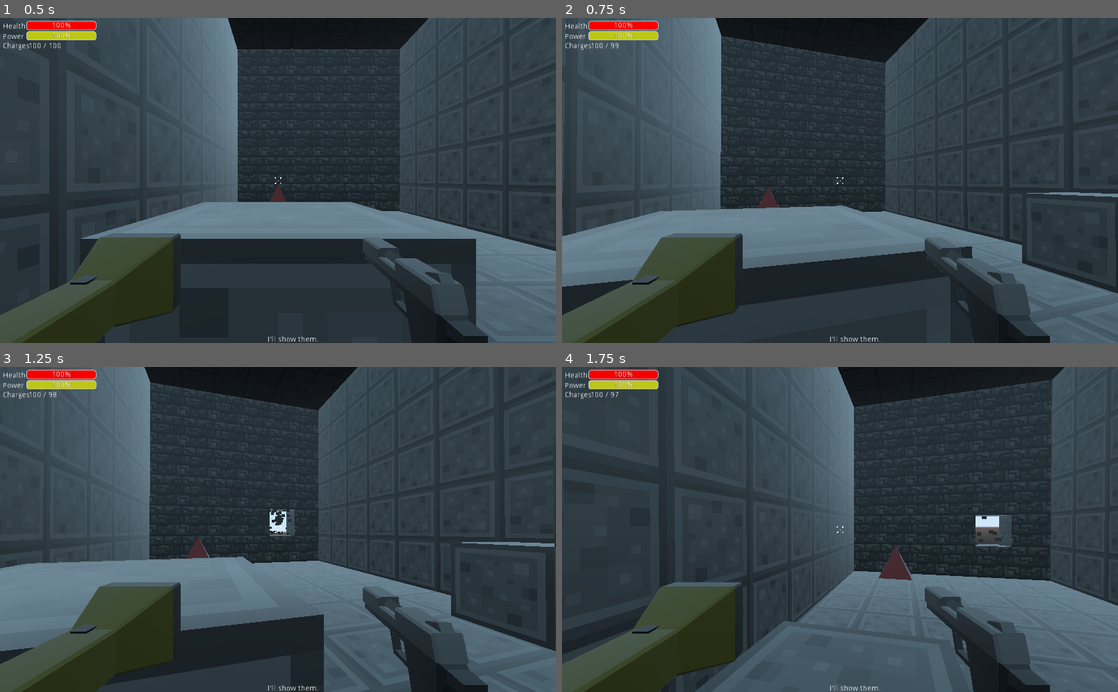
Above: before the commit, frames 1-4 (two rows, left to right).
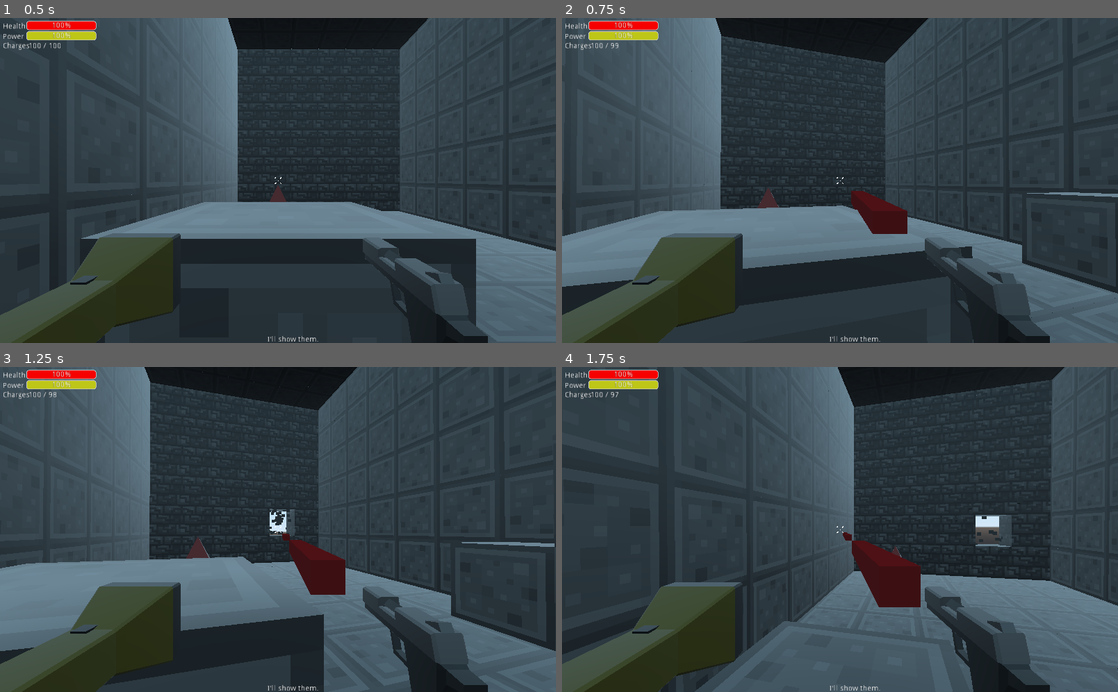
Above: after the commit, the same moments.

Repository: Bricode/BestGroupGameJam2021
Game: Godot game, scene res://Levels/TestLevel1.tscn
Two runs of this game, one before a commit and one after it. Both use one fixed random seed, a clock stepped at 60 frames per second and the inputs below. This scene is started directly instead of the project's main scene.
Inputs (mouse positions are in pixels of both pictures, inside the frame that each line leads up to):
- Up to frame 1 (0.5 s): no input
- Up to frame 2 (0.75 s): tap Enter at 0.5 s; move the mouse to (867, 180) at 0.52 s; press the mouse at (867, 180) at 0.53 s; hold W (move_forward) from 0.53 s (still down)
- Up to frame 3 (1.25 s): keep holding W (move_forward); tap Space (jump) at 0.77 s
- Up to frame 4 (1.75 s): keep holding W (move_forward); move the mouse to (812, 529) at 1.27 s; release the mouse at (812, 529) at 1.28 s; right-click (812, 529) at 1.35 s; tap Space (jump) at 1.52 s; click (812, 529) at 1.55 s

Frame 1 is identical in both runs. In frame 2, 0.9% of the frame differs, in the area x 52-63%, y 53-67%; in frame 3, 1.2%; in frame 4, 1.8%, in the area x 50-69%, y 28-74%.

Commit message:
Started PlayerController

Diff:
--- a/BestGroupGameJam2021/Enemy/Enemy.tscn
+++ b/BestGroupGameJam2021/Enemy/Enemy.tscn
@@ -1,13 +1,12 @@
-[gd_scene load_steps=5 format=2]
+[gd_scene load_steps=4 format=2]
 
 [ext_resource path="res://Enemy/Enemy.gd" type="Script" id=1]
 
-[sub_resource type="CapsuleShape" id=5]
+[sub_resource type="BoxShape" id=1]
+extents = Vector3( 0.4, 0.3, 0.3 )
 
-[sub_resource type="BoxShape" id=4]
-extents = Vector3( 0.557613, 0.901231, 0.510114 )
-
-[sub_resource type="CapsuleMesh" id=6]
+[sub_resource type="BoxShape" id=2]
+extents = Vector3( 0.4, 0.6, 0.4 )
 
 [node name="Enemy" type="KinematicBody" groups=[
 "Enemies",
@@ -16,7 +15,7 @@
 
 [node name="CollisionShape" type="CollisionShape" parent="."]
 transform = Transform( 1, 0, 0, 0, -1.62921e-07, -1, 0, 1, -1.62921e-07, 0, 1.5, 0 )
-shape = SubResource( 5 )
+shape = SubResource( 1 )
 
 [node name="Area" type="Area" parent="."]
 transform = Transform( -4.37114e-08, 0, 1, 0, 1, 0, -1, 0, -4.37114e-08, 0, 0, -1.1 )
@@ -29,7 +28,7 @@
 
 [node name="CollisionShape" type="CollisionShape" parent="HitZone"]
 transform = Transform( 1, 0, 0, 0, 1, 0, 0, 0, 1, 0, 1.41202, -1.57718 )
-shape = SubResource( 4 )
+shape = SubResource( 2 )
 
 [node name="HitTimer" type="Timer" parent="."]
 wait_time = 0.5
@@ -37,8 +36,6 @@
 
 [node name="MeshInstance" type="MeshInstance" parent="."]
 transform = Transform( 1, 0, 0, 0, -4.37114e-08, -1, 0, 1, -4.37114e-08, 0, 1.5, 0 )
-mesh = SubResource( 6 )
-material/0 = null
 
 [connection signal="body_entered" from="HitZone" to="." method="_on_HitZone_body_entered"]
 [connection signal="body_exited" from="HitZone" to="." method="_on_HitZone_body_exited"]
--- a/BestGroupGameJam2021/GameModels/Items/coonan357(item).tscn
+++ b/BestGroupGameJam2021/GameModels/Items/coonan357(item).tscn
@@ -24,4 +24,5 @@
 
 [node name="coonan357(magnum)" parent="." instance=ExtResource( 1 )]
 transform = Transform( 4.72, 0, 0, 0, 4.72, 0, 0, 0, 4.72, 0, 0, 0 )
+
 [connection signal="body_shape_entered" from="Area" to="." method="_on_Area_body_shape_entered"]
--- /dev/null
+++ b/BestGroupGameJam2021/Levels/Lasers.gd
@@ -0,0 +1,21 @@
+extends Spatial
+
+
+# Declare member variables here. Examples:
+# var a = 2
+# var b = "text"
+onready var lasermesh = preload("res://Player/LaserMesh.tscn")
+onready var target
+onready var TargetSet =get_parent().get_node("Player/Head/Camera/Weapons/gun").laserReady
+# Called when the node enters the scene tree for the first time.
+func _ready():
+	pass # Replace with function body.
+func _process(delta):
+	target = get_parent().get_node("Player/Head/Camera/Weapons/gun").check_collision()
+func _input(event):
+	if Input.is_action_just_pressed("primary_fire"):
+		var laser = add_child(lasermesh.instance())
+
+# Called every frame. 'delta' is the elapsed time since the previous frame.
+#func _process(delta):
+#	pass
--- /dev/null
+++ b/BestGroupGameJam2021/Levels/TestLevel1.gd
@@ -0,0 +1,14 @@
+extends Spatial
+
+
+# Declare member variables here. Examples:
+# var a = 2
+# var b = "text"
+
+
+# Called when the node enters the scene tree for the first time.
+func _ready():
+	pass # Replace with function body.
+
+func _physics_process(delta):
+	pass
--- a/BestGroupGameJam2021/Levels/TestLevel1.tscn
+++ b/BestGroupGameJam2021/Levels/TestLevel1.tscn
@@ -308,3 +308,8 @@
 
 [node name="coonan" parent="." instance=ExtResource( 8 )]
 transform = Transform( 1, 0, 0, 0, 1, 0, 0, 0, 1, 0.867936, 0.440076, 3.4284 )
+
+[node name="Lasers" type="Spatial" parent="."]
+transform = Transform( 1, 0, 0, 0, 1, 0, 0, 0, 1, 0.259123, 1.90359, 1.31056 )
+
+[editable path="Player"]
--- /dev/null
+++ b/BestGroupGameJam2021/Levels/TestingLasersLevel.tscn
@@ -0,0 +1,31 @@
+[gd_scene load_steps=6 format=2]
+
+[ext_resource path="res://GameModels/Items/coonan357(item).tscn" type="PackedScene" id=1]
+[ext_resource path="res://Player/Player.tscn" type="PackedScene" id=2]
+[ext_resource path="res://Levels/Lasers.gd" type="Script" id=3]
+
+[sub_resource type="PlaneMesh" id=1]
+
+[sub_resource type="ConcavePolygonShape" id=2]
+data = PoolVector3Array( 1, 0, 1, -1, 0, 1, 1, 0, -1, -1, 0, 1, -1, 0, -1, 1, 0, -1 )
+
+[node name="Level" type="Spatial"]
+
+[node name="MeshInstance" type="MeshInstance" parent="."]
+transform = Transform( 6, 0, 0, 0, 1, 0, 0, 0, 6, 0, 0, 0 )
+mesh = SubResource( 1 )
+material/0 = null
+
+[node name="StaticBody" type="StaticBody" parent="MeshInstance"]
+
+[node name="CollisionShape" type="CollisionShape" parent="MeshInstance/StaticBody"]
+shape = SubResource( 2 )
+
+[node name="Player" parent="." instance=ExtResource( 2 )]
+transform = Transform( 1, 0, 0, 0, 1, 0, 0, 0, 1, 0, 1.27295, 0 )
+
+[node name="coonan" parent="." instance=ExtResource( 1 )]
+transform = Transform( 1, 0, 0, 0, 1, 0, 0, 0, 1, 2.44296, 0, 0 )
+
+[node name="Lasers" type="Node" parent="."]
+script = ExtResource( 3 )
--- /dev/null
+++ b/BestGroupGameJam2021/Player/LaserMesh.gd
@@ -0,0 +1,27 @@
+extends MeshInstance
+
+
+# Declare member variables here. Examples:
+# var a = 2
+# var b = "text"
+#var player = get_parent().get_parent().get_node("Player")
+
+# Called when the node enters the scene tree for the first time.
+func _ready():
+	$AnimationPlayer.play("LaserMovement")
+#	transform = player.transform
+#func _process(delta):
+#	if translation.z == -13:
+#		print("laserdeleteself")
+#		queue_free()
+#
+#
+## Called every frame. 'delta' is the elapsed time since the previous frame.
+##func _process(delta):
+##	pass
+#
+#
+#func _on_Collisions_body_entered(body):
+#	print(body.name)
+#	if body.name != "Player":
+#		queue_free()
--- /dev/null
+++ b/BestGroupGameJam2021/Player/LaserMesh.tscn
@@ -0,0 +1,32 @@
+[gd_scene load_steps=5 format=2]
+
+[ext_resource path="res://Player/LaserMesh.gd" type="Script" id=1]
+
+[sub_resource type="CubeMesh" id=1]
+
+[sub_resource type="SpatialMaterial" id=2]
+albedo_color = Color( 1, 0, 0, 1 )
+
+[sub_resource type="Animation" id=3]
+resource_name = "LaserMovement"
+tracks/0/type = "value"
+tracks/0/path = NodePath(".:translation")
+tracks/0/interp = 1
+tracks/0/loop_wrap = true
+tracks/0/imported = false
+tracks/0/enabled = true
+tracks/0/keys = {
+"times": PoolRealArray( 0, 1 ),
+"transitions": PoolRealArray( 1, 1 ),
+"update": 0,
+"values": [ Vector3( 0, 0, 0 ), Vector3( 0, 0, -13 ) ]
+}
+
+[node name="LaserMesh" type="MeshInstance"]
+transform = Transform( 0.1, 0, 0, 0, 0.1, 0, 0, 0, 1.276, 0, 0, 0 )
+mesh = SubResource( 1 )
+material/0 = SubResource( 2 )
+script = ExtResource( 1 )
+
+[node name="AnimationPlayer" type="AnimationPlayer" parent="."]
+anims/LaserMovement = SubResource( 3 )
--- a/BestGroupGameJam2021/Player/Weapon.gd
+++ b/BestGroupGameJam2021/Player/Weapon.gd
@@ -13,14 +13,14 @@
 #onready var charges_label = $"/root/World/UI/Label"
 export var raycast_path : NodePath
 export var camera_path : NodePath
-
+onready var lasermesh = preload("res://Player/LaserMesh.tscn")
 var raycast : RayCast
 var camera : Camera
-
 var current_charges = 0
 var can_fire = true
 var reloading = false
-
+var collider
+var laserReady = false
 func _ready():
 #	current_charges = clip_size
 	raycast = get_node(raycast_path)
@@ -48,11 +48,15 @@
 		visible = false
 
 func check_collision():
+	var space_state = get_world().direct_space_state
+	var result = space_state.intersect_ray(Vector3(0, 0,0), Vector3(50, 100,0))
 	if raycast.is_colliding():
 		var collider = raycast.get_collider()
 		if collider.is_in_group("Enemies"):
 			collider.hit_enemy()
 			print("Hit " + collider.name)
+		var laser = add_child(lasermesh.instance())
+
 
 func fire():
 	print("Fired weapon")
@@ -61,7 +65,6 @@
 	$coonan357/AnimationPlayer.play("HandleAction")
 	check_collision()
 	yield(get_tree().create_timer(fire_rate), "timeout")
-
 	can_fire = true
 
 func reload():
--- a/BestGroupGameJam2021/Player/Weapons/gun.tscn
+++ b/BestGroupGameJam2021/Player/Weapons/gun.tscn
@@ -2,7 +2,6 @@
 
 [ext_resource path="res://BlenderModels/Weapons/coonan357.tscn" type="PackedScene" id=1]
 [ext_resource path="res://Player/Weapons/gun.gd" type="Script" id=6]
-
 
 [node name="Gun" type="Spatial"]
 script = ExtResource( 6 )
--- a/BestGroupGameJam2021/project.godot
+++ b/BestGroupGameJam2021/project.godot
@@ -65,14 +65,14 @@
 "events": [ Object(InputEventKey,"resource_local_to_scene":false,"resource_name":"","device":0,"alt":false,"shift":false,"control":false,"meta":false,"command":false,"pressed":false,"scancode":16777237,"unicode":0,"echo":false,"script":null)
  ]
 }
+primary_fire={
+"deadzone": 0.5,
+"events": [ Object(InputEventMouseButton,"resource_local_to_scene":false,"resource_name":"","device":0,"alt":false,"shift":false,"control":false,"meta":false,"command":false,"button_mask":0,"position":Vector2( 0, 0 ),"global_position":Vector2( 0, 0 ),"factor":1.0,"button_index":1,"pressed":false,"doubleclick":false,"script":null)
+ ]
+}
 esc={
 "deadzone": 0.5,
 "events": [ Object(InputEventKey,"resource_local_to_scene":false,"resource_name":"","device":0,"alt":false,"shift":false,"control":false,"meta":false,"command":false,"pressed":false,"scancode":16777217,"unicode":0,"echo":false,"script":null)
- ]
-}
-primary_fire={
-"deadzone": 0.5,
-"events": [ Object(InputEventMouseButton,"resource_local_to_scene":false,"resource_name":"","device":0,"alt":false,"shift":false,"control":false,"meta":false,"command":false,"button_mask":0,"position":Vector2( 0, 0 ),"global_position":Vector2( 0, 0 ),"factor":1.0,"button_index":1,"pressed":false,"doubleclick":false,"script":null)
  ]
 }
 reload={
